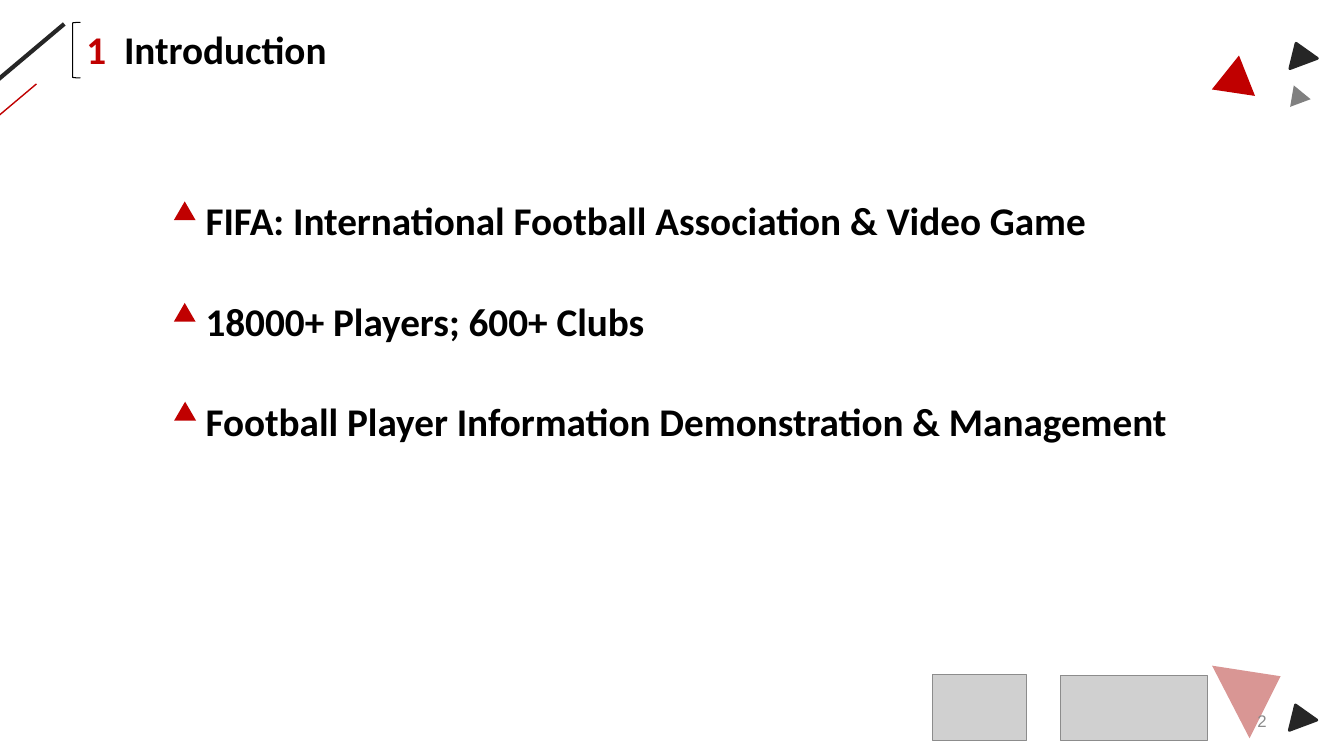
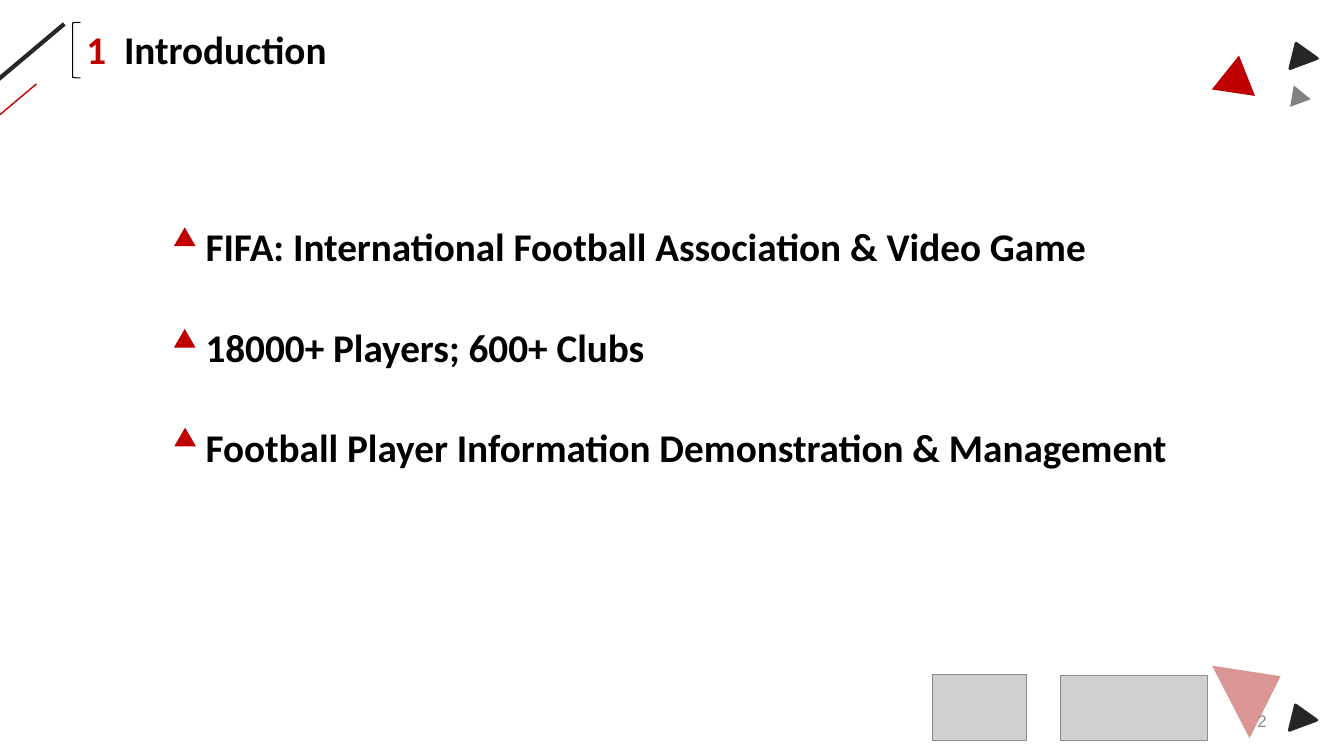
Before and after one commit to lanskyfan/fifaweb, a slide deck: slide 2 of presentation/ERG3010 Group 10 Presentation.pptx. Drawn at 1344x756 pixels with LibreOffice and Linux fonts; fonts in the diff are those of the drawing; grey boxes stand for pictures. Boxes give left, top, right and bottom in pixels: in the first picture for what was removed or moved away, otherwise in the second. Text is boxed around its words. In the diff, an @@ line names an element or a change of style, - is before the commit and + after.

```diff
--- a/presentation/ERG3010 Group 10 Presentation.pptx
+++ b/presentation/ERG3010 Group 10 Presentation.pptx
@@ 3 texts, 3 triangles: place and size @@
-3 texts, 3 triangles at <box>173,202,1167,443</box>
+3 texts, 3 triangles at <box>173,228,1167,469</box>
```
Also in this commit, not shown: 4 other slides changed, 1 slide added.
